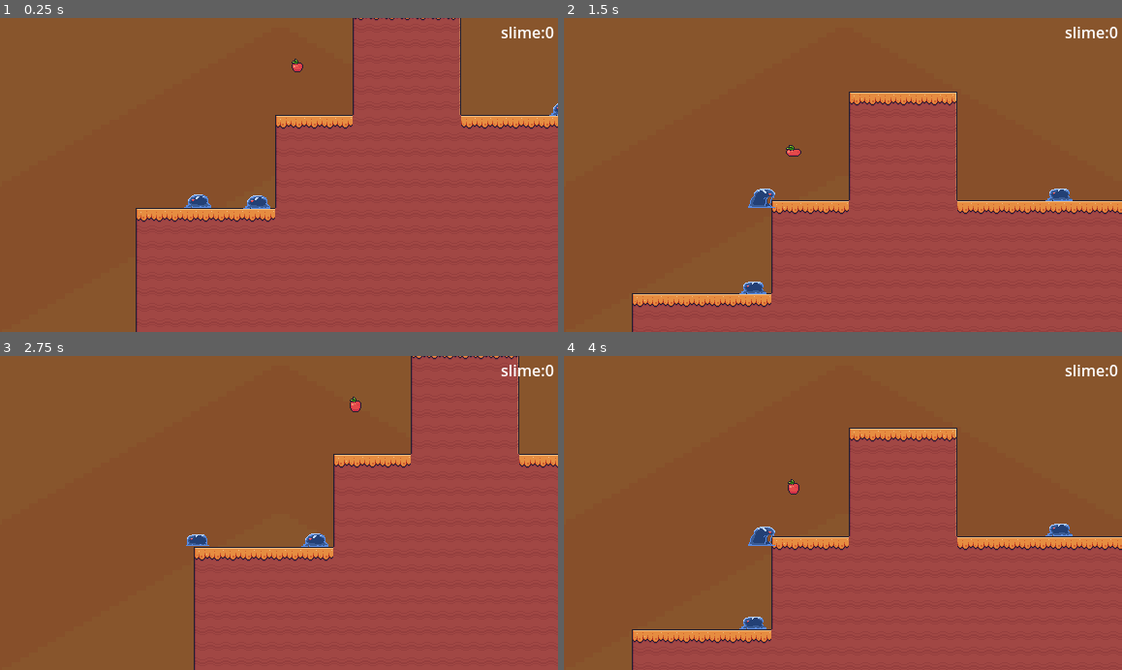
Above: before the commit, frames 1-4 (two rows, left to right).
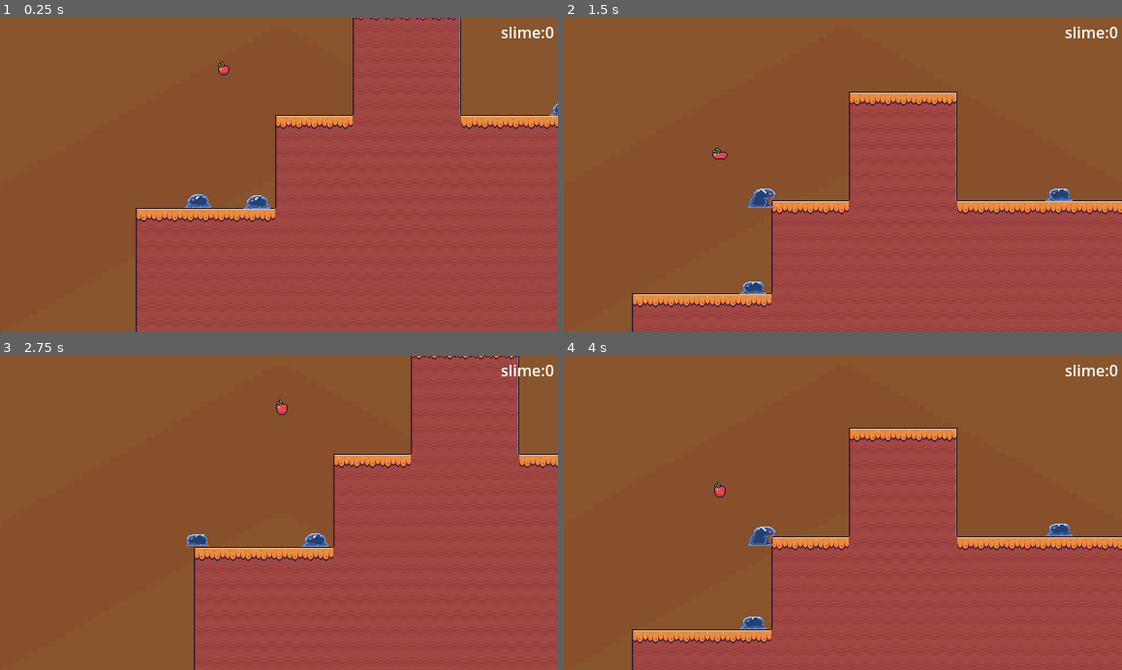
Above: after the commit, the same moments.

Repository: Yanndri/Slime-Climbers
Game: Godot game, scene res://main.tscn
Two runs of this game, one before a commit and one after it. Both use one fixed random seed, a clock stepped at 60 frames per second and the inputs below. The engine's default icon, where the game draws it, is replaced by a stand-in: a white triangle on a blue panel in a dark square.
Inputs:
- Up to frame 1 (0.25 s): no input
- Up to frame 2 (1.5 s): tap Enter (ui_accept) at 0.5, 0.77 s; hold Right (ui_right) from 0.53 s (still down)
- Up to frame 3 (2.75 s): tap Enter (ui_accept) at 1.52 s; release Right (ui_right) at 2.03 s; hold Left (ui_left) from 2.03 s (still down)
- Up to frame 4 (4 s): release Left (ui_left) at 2.78 s; hold Right (ui_right) from 2.78 s (still down); tap Enter (ui_accept) at 3.02, 3.77 s

The runs differ from the first frame. In frame 1, 0.1% of the frame differs, in the area x 39-55%, y 12-19%; in frame 2, 0.1%; in frame 3, 0.2%, in the area x 49-65%, y 12-19%; in frame 4, 0.2%.

Commit message:
appltest2

Diff:
--- a/level_1.tscn
+++ b/level_1.tscn
@@ -22,4 +22,4 @@
 position = Vector2(62, -4)
 
 [node name="Power-up" parent="." instance=ExtResource("4_cpncv")]
-position = Vector2(104, -135)
+position = Vector2(28, -132)
